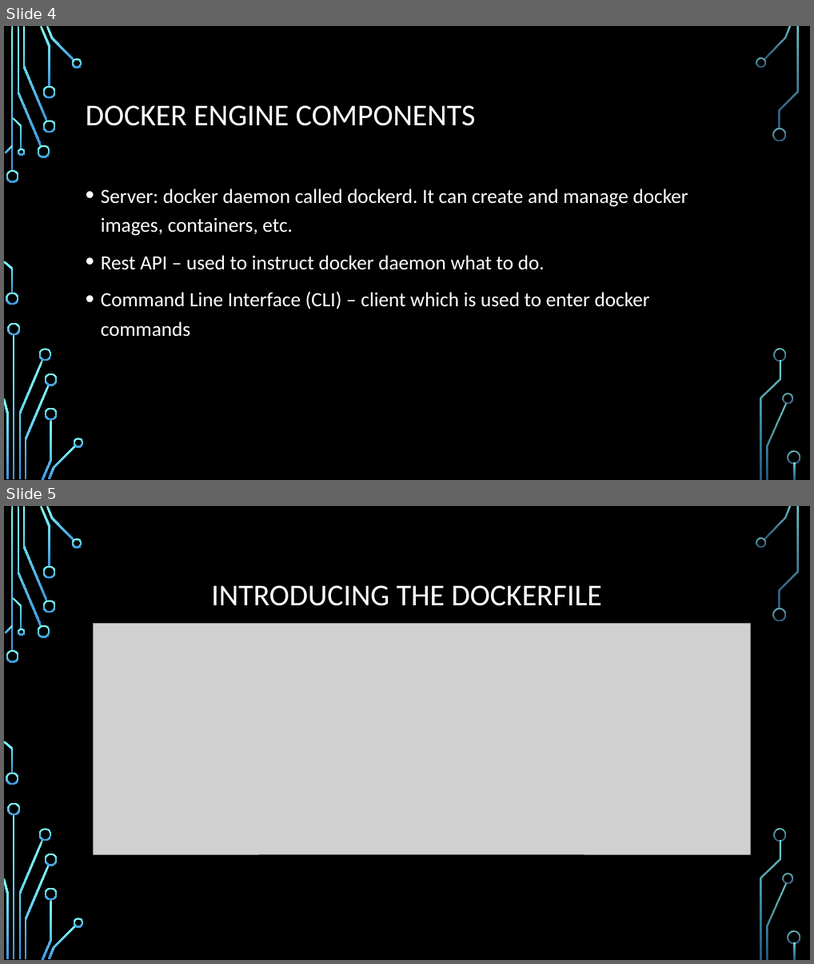
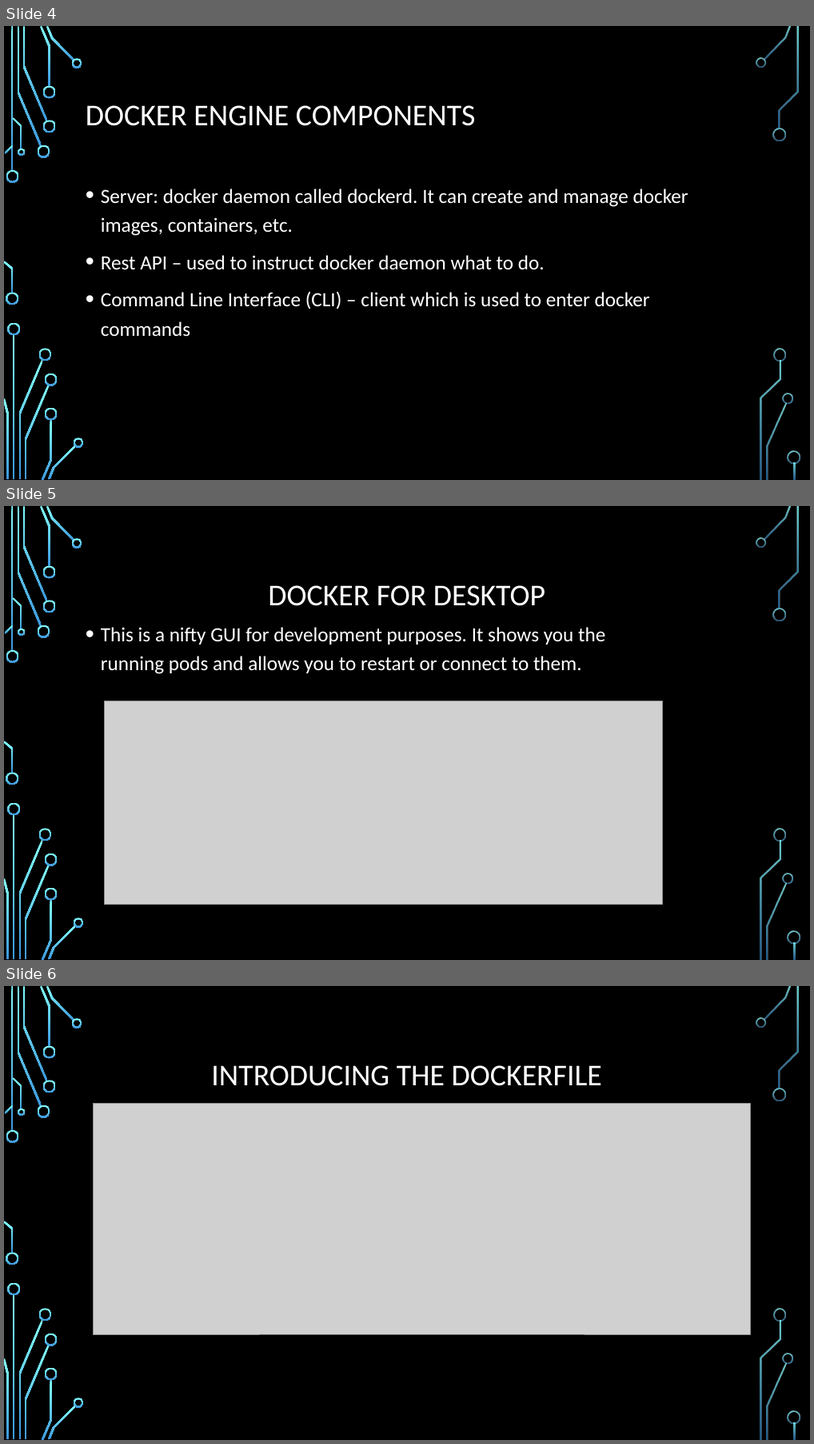
Before and after one commit to musicalheather/hello-worldpython, a slide deck: DockerPresentationHelloWorld.pptx. Shown one above the other, each under a label of ours: slides 4 and 5 before the commit, slides 4, 5 and 6 after it. The pictures are 814x964 and 814x1444 pixels, drawn with LibreOffice and Linux fonts; fonts in the diff are those of the drawing; grey boxes stand for pictures; background and template pictures are left out. Boxes give left, top, right and bottom in pixels: in the first picture for what was removed or moved away, otherwise in the second. Text is boxed around its words. In the diff, an @@ line names an element or a change of style, - is before the commit and + after.

Commit message:
added slide

```diff
--- a/DockerPresentationHelloWorld.pptx
+++ b/DockerPresentationHelloWorld.pptx
@@ slide 5 added at (4, 506, 810, 960), background picture (left out); not listed: 36 template elements that a slide beside it also shows @@
@@ title added at (268, 585, 546, 606), 36 pt, text #FFFFFF @@
+DOCKER FOR DESKTOP
@@ text added at (101, 627, 606, 674), 24 pt, text #FFFFFF @@
+• This is a nifty GUI for development purposes. It shows you the running pods and allows you to restart or connect to them.
@@ picture added at (105, 700, 662, 904) @@
@@ what was slide 5 is now slide 6 @@
```
